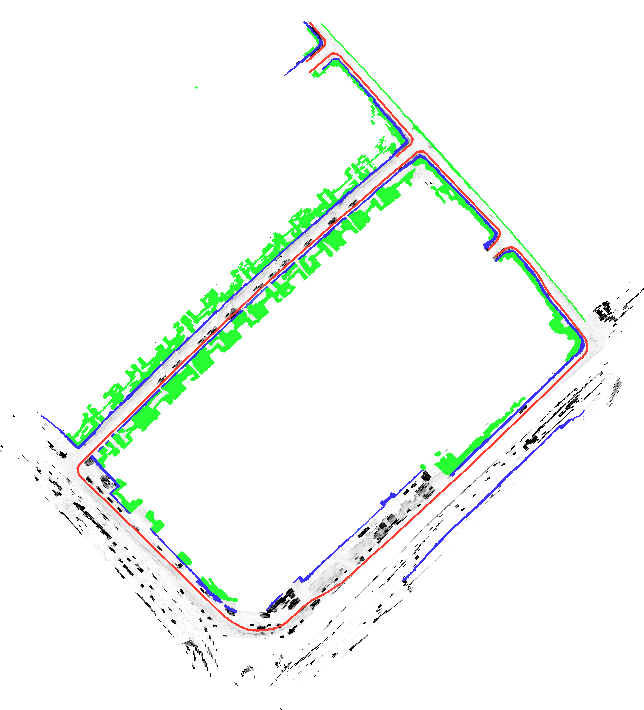
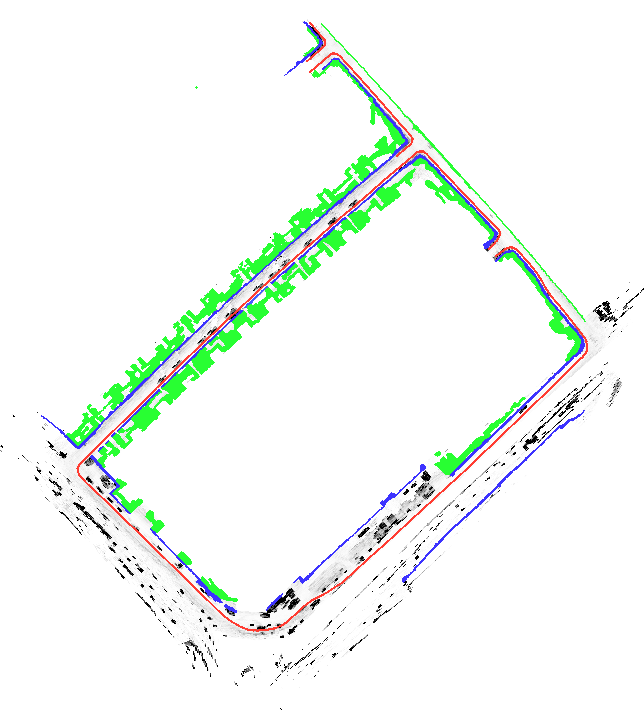
Layered file, before and after one edit (644×710). Changes by layer:
painted on "01_mapImage0.5_GT.xcf" over [71, 61, 580, 609]
